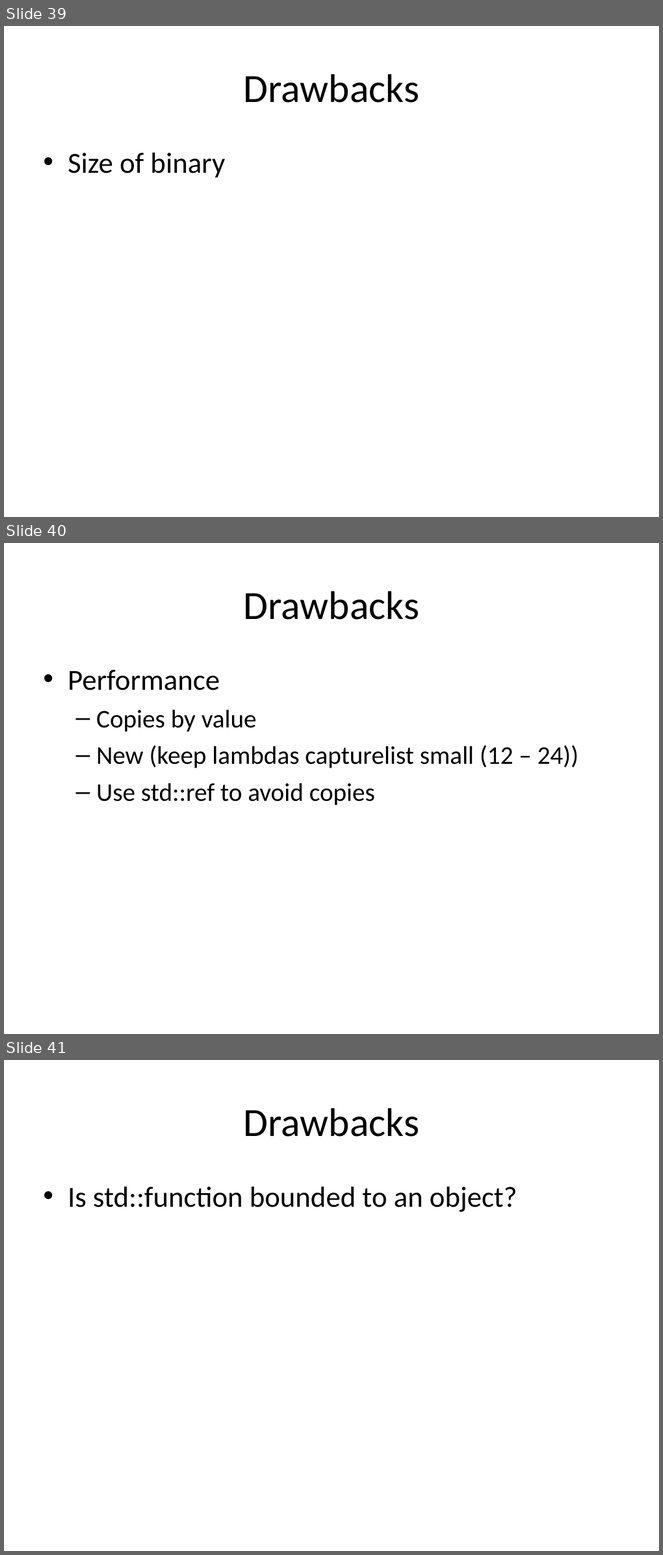
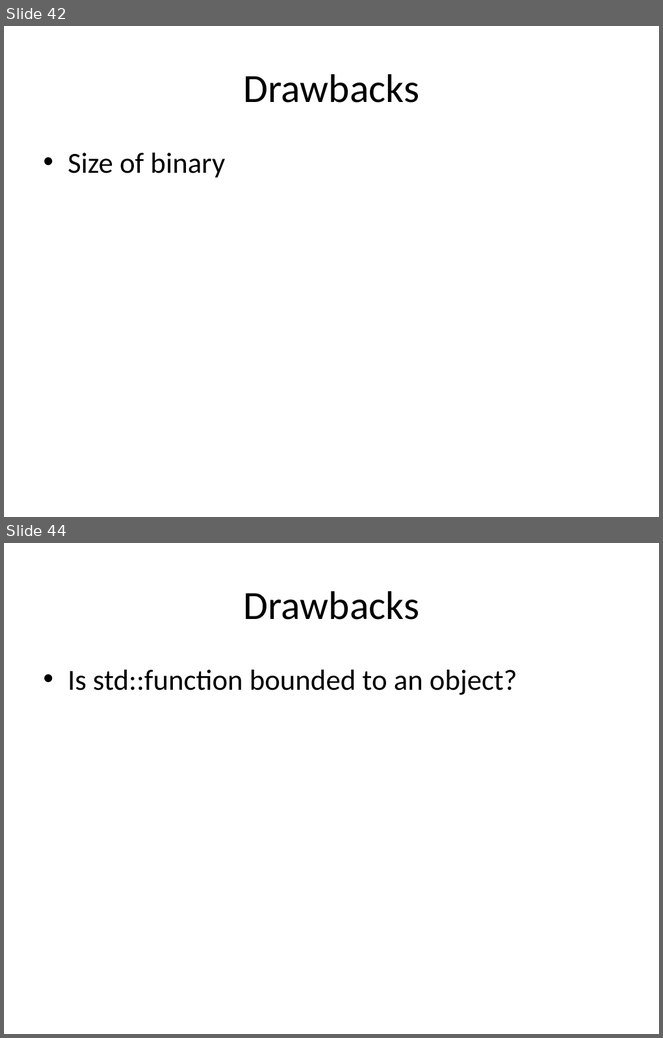
Before and after one commit to kamyu104/GofPatterns, a slide deck: Effective patterns.ppt. Shown one above the other, each under a label of ours: slides 39, 40 and 41 before the commit, slides 42 and 44 after it; the slides between them are not shown. The pictures are 663x1555 and 663x1038 pixels, drawn with LibreOffice and Linux fonts; fonts in the diff are those of the drawing. Boxes give left, top, right and bottom in pixels: in the first picture for what was removed or moved away, otherwise in the second. Text is boxed around its words. In the diff, an @@ line names an element or a change of style, - is before the commit and + after.

```diff
--- a/Effective patterns.ppt
+++ b/Effective patterns.ppt
@@ slide 40 removed at [4, 543, 659, 1034], background #FFFFFF @@
@@ title removed at [244, 591, 420, 620] @@
-Drawbacks
@@ text removed at [68, 670, 579, 806] @@
-• Performance
-  – Copies by value
-  – New (keep lambdas capturelist small (12 – 24))
-  – Use std::ref to avoid copies
@@ what was slide 39 is now slide 42 @@
@@ what was slide 41 is now slide 44 @@
```
Also in this commit, not shown: 7 slides changed, 4 slides added, 2 other slides removed, 1 other file.
